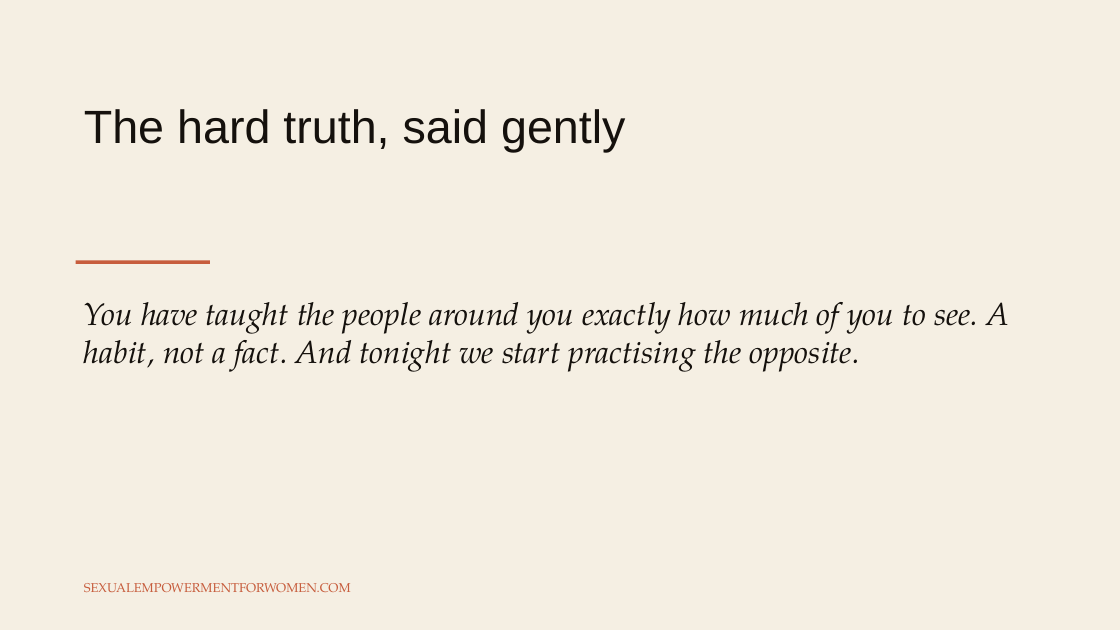
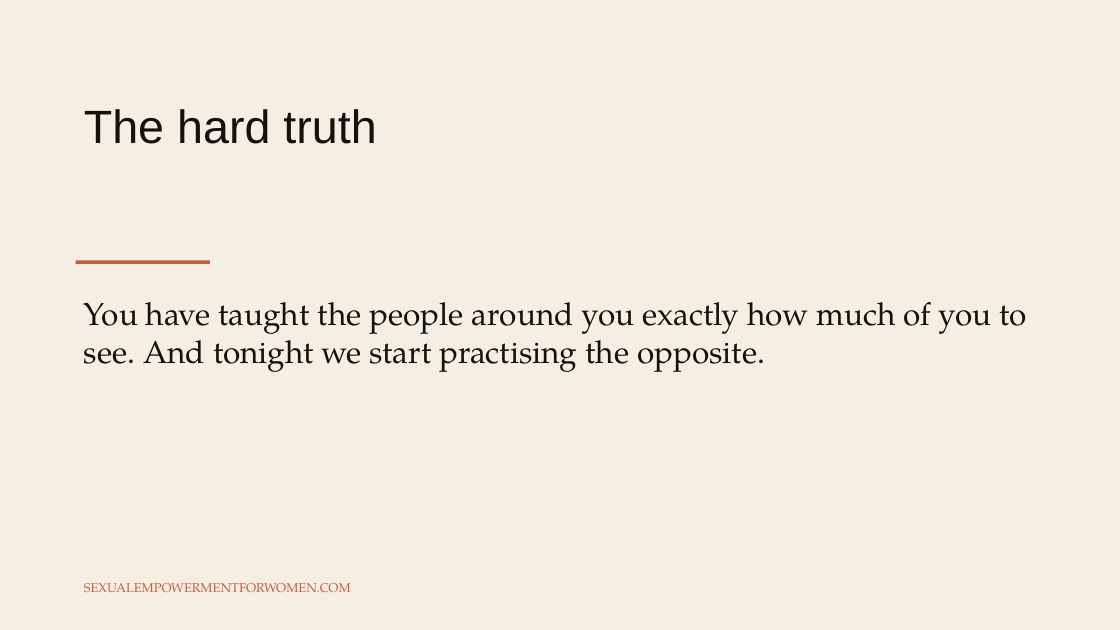
Before and after one commit to tarisha-starr/GitHub-folder, a slide deck: slide 10 of content/sessions/slides/Session-1-Coming-Home-to-Yourself.pptx. Drawn at 1120x630 pixels with LibreOffice and Linux fonts; fonts in the diff are those of the drawing. Boxes give left, top, right and bottom in pixels: in the first picture for what was removed or moved away, otherwise in the second. Text is boxed around its words. In the diff, an @@ line names an element or a change of style, - is before the commit and + after.

```diff
--- a/content/sessions/slides/Session-1-Coming-Home-to-Yourself.pptx
+++ b/content/sessions/slides/Session-1-Coming-Home-to-Yourself.pptx
@@ text at (x1=84, y1=109, x2=376, y2=144): text changed @@
-The hard truth, said gently
+The hard truth
@@ text at (x1=84, y1=302, x2=1026, y2=372): text changed; italic off @@
-You have taught the people around you exactly how much of you to see. A habit, not a fact. And tonight we start practising the opposite.
+You have taught the people around you exactly how much of you to see. And tonight we start practising the opposite.
```
Also in this commit, not shown: 15 other slides changed, 2 other files.
